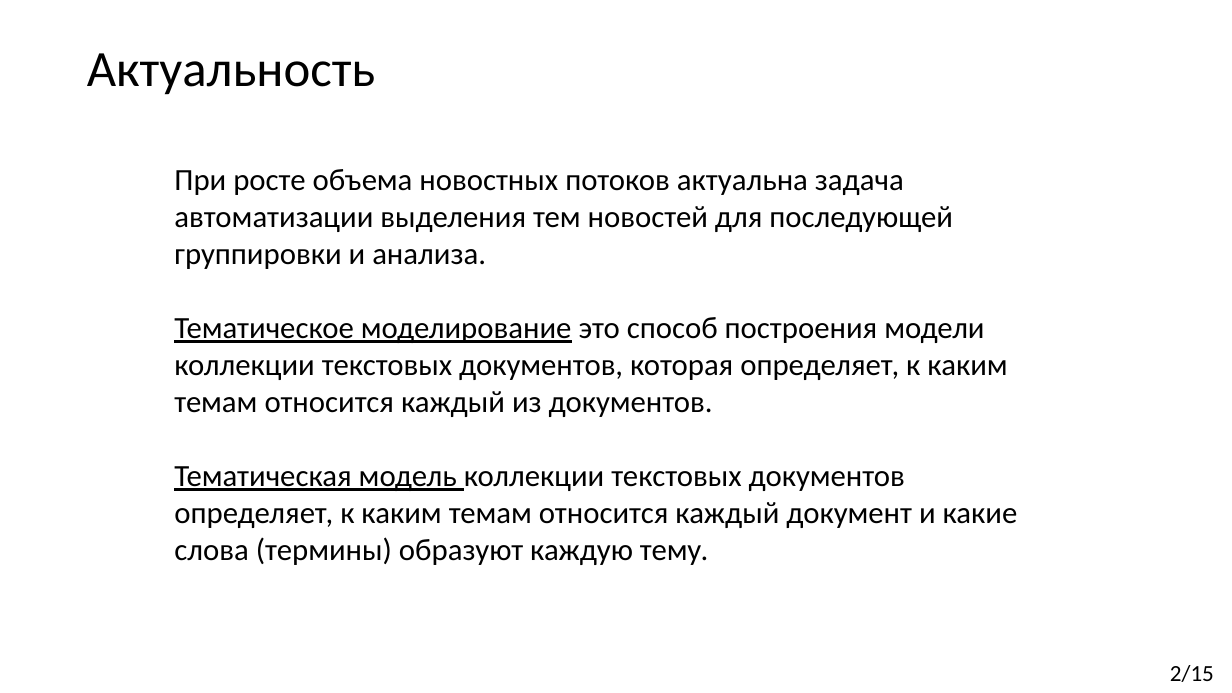
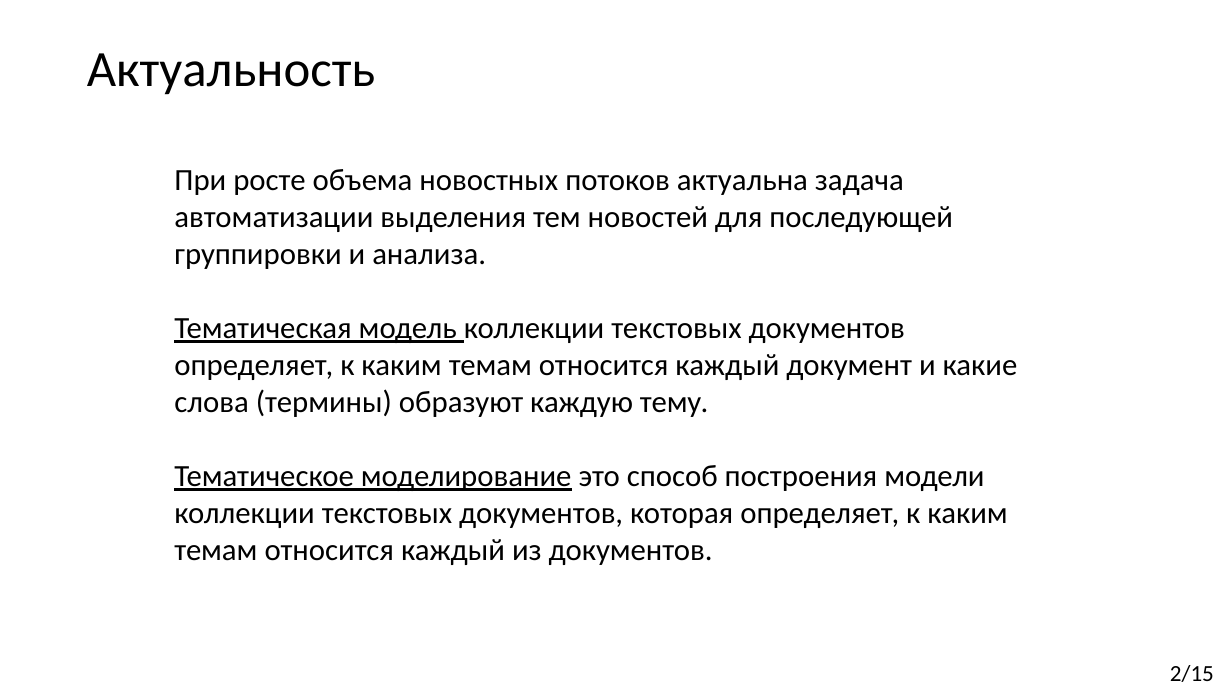
Before and after one commit to Kirmark/bachelor-qualification-work, a slide deck: slide 2 of presentation/presentation.pptx. Drawn at 1232x693 pixels with LibreOffice and Linux fonts; fonts in the diff are those of the drawing. Boxes give left, top, right and bottom in pixels: in the first picture for what was removed or moved away, otherwise in the second. Text is boxed around its words. In the diff, an @@ line names an element or a change of style, - is before the commit and + after.

```diff
--- a/presentation/presentation.pptx
+++ b/presentation/presentation.pptx
@@ text at [174, 318, 1018, 417]: paragraph added @@
+Тематическая модель коллекции текстовых документов определяет, к каким темам относится каждый документ и какие слова (термины) образуют каждую тему.
@@ text at [174, 466, 1018, 565]: paragraph removed @@
-Тематическая модель коллекции текстовых документов определяет, к каким темам относится каждый документ и какие слова (термины) образуют каждую тему.
```
Also in this commit, not shown: 1 other file.
